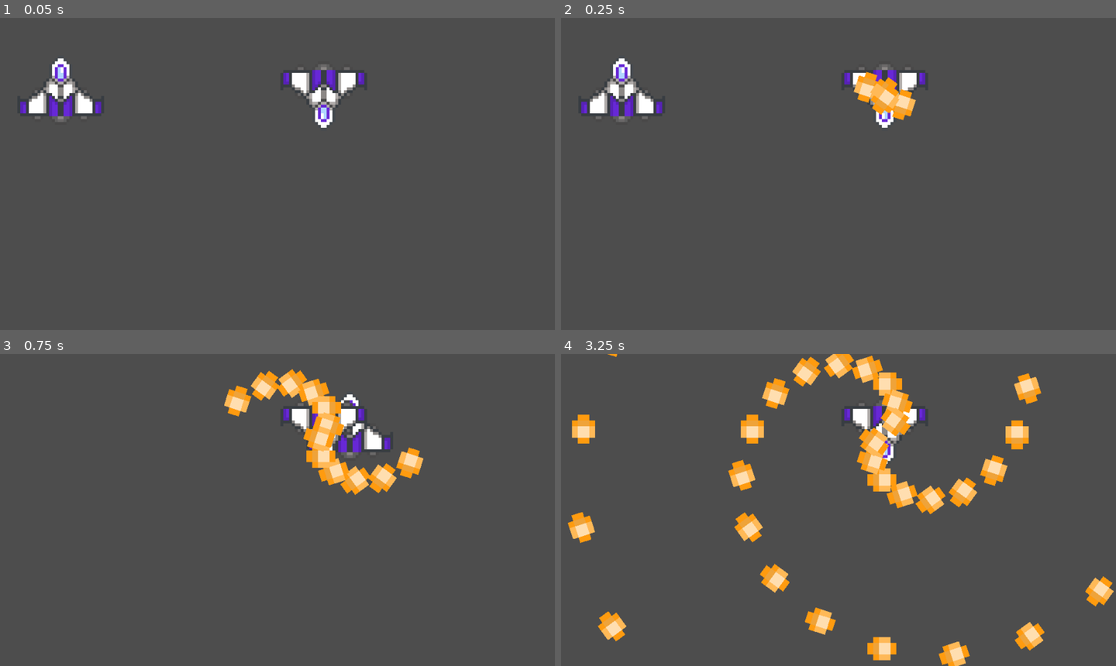
Above: before the commit, frames 1-4 (two rows, left to right).
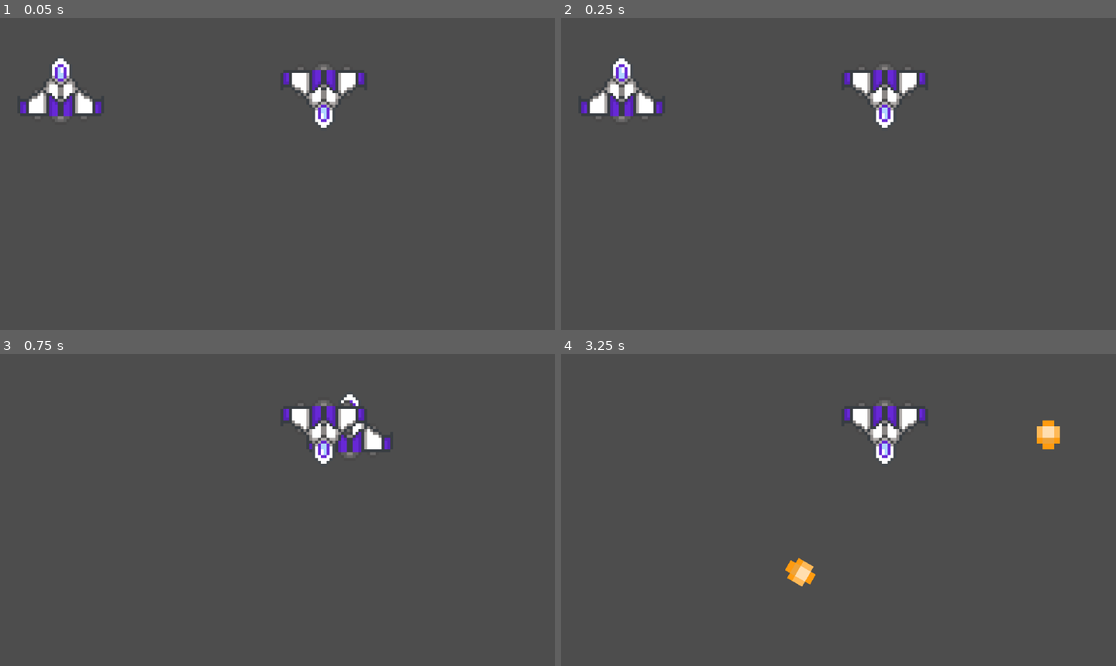
Above: after the commit, the same moments.

Repository: matias0621/Bullet-Hell
Game: Godot game, scene res://Scene/world.tscn
The game is run twice, just before and just after one commit, with the same random seed, the same clock (stepped at 60 frames per second) and the same inputs.
Inputs:
- Up to frame 1 (0.05 s): no input
- Up to frame 2 (0.25 s): no input
- Up to frame 3 (0.75 s): hold D (right) from 0.53 s (still down)
- Up to frame 4 (3.25 s): release D (right) at 1.28 s; hold S (down) 1.28-2.03 s; hold D (right) 2.03-2.78 s; hold W (up) from 2.78 s (still down)

Frame 1 is identical in both runs. In frame 2, 1.0% of the frame differs, in the area x 52-64%, y 17-33%; in frame 3, 3.6%; in frame 4, 9.5%, in the area x 1-100%, y 0-100%.

Commit message:
start with refactor

Diff:
--- a/Scene/world.tscn
+++ b/Scene/world.tscn
@@ -15,4 +15,3 @@
 
 [node name="Enemy" parent="." instance=ExtResource("2_dlwip")]
 position = Vector2(448, 229)
-amount_bullet = 20
--- a/Script/bullet_controller.gd
+++ b/Script/bullet_controller.gd
@@ -1,20 +1,46 @@
 extends Node
 
 var attack = true
-@export var amount_bullet:int = 10
+var amount_bullet:int = 3
 var rotate = 0
 const BULLET = preload("res://Scene/bullet.tscn")
 var time = 0.0
-@export var time_wait = 0.1
+@export var time_wait = 2
 @export var test = 0
 
 
 func _process(delta: float) -> void:
-	if test == 0:
-		double_spiral_pattern(delta)
-	elif test == 1:
-		spiral_pattern(delta)
+	time += delta
+	if time >= time_wait:
+		line_parttern()
+		time = 0
 
+func line_parttern()-> void:
+	var list_bullet:Array[Bullet] = []
+	for i in range(0, amount_bullet):
+		print(i)
+		var bullet:Bullet = BULLET.instantiate()
+		bullet.advance = false
+		bullet.set_rotation_bullet(rotate)
+		bullet.position = self.position
+		get_tree().root.add_child(bullet)
+		list_bullet.append(bullet)
+		rotate += get_rotation_for_bullet()
+		if rotate > 180 and amount_bullet != 1: rotate *= -1
+
+	await get_tree().create_timer(0.1).timeout
+
+	for i in range(0, list_bullet.size()):
+		list_bullet[i].advance = true
+	reset_rotate_variable()
+
+func get_rotation_for_bullet() -> float:
+	return 360 / amount_bullet
+
+func reset_rotate_variable(rote:float = 0) -> void:
+	rotate = rote
+
+#region
 func circle_pattern(delta:float) -> void:
 	time += delta
 	if time > time_wait:
@@ -36,7 +62,7 @@
 	time += delta
 	if time > time_wait:
 		rotate += get_rotation_for_bullet()
-		create_bullet()
+		get_tree().root.add_child(create_bullet())
 		time = 0.0
 
 func double_spiral_pattern(delta:float) -> void:
@@ -45,17 +71,21 @@
 	if time > time_wait:
 		rotate += get_rotation_for_bullet()
 		save_rotation = rotate
-		create_bullet()
+		var bullet1:Bullet = create_bullet()
+		bullet1.advance = false
 		rotate = 180 + save_rotation
-		create_bullet()
+		var bullet2:Bullet = create_bullet()
+		bullet2.advance = false
 		rotate = save_rotation - 180
 		time = 0
+		bullet1.advance = true
+		bullet2.advance = true
+		get_tree().root.add_child(bullet1)
+		get_tree().root.add_child(bullet2)
 
-func create_bullet() -> void:
+func create_bullet() -> Bullet:
 	var bullet: Bullet = BULLET.instantiate()
 	bullet.position = self.position
 	bullet.set_rotation_bullet(rotate)
-	get_tree().root.add_child(bullet)
-
-func get_rotation_for_bullet() -> float:
-	return 360 / amount_bullet
+	return bullet
+#endregion
